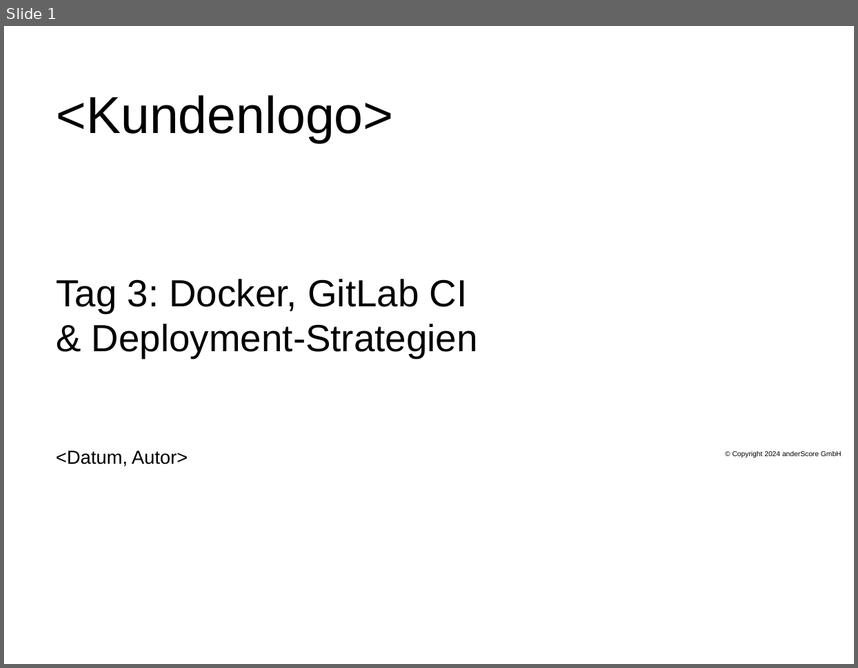
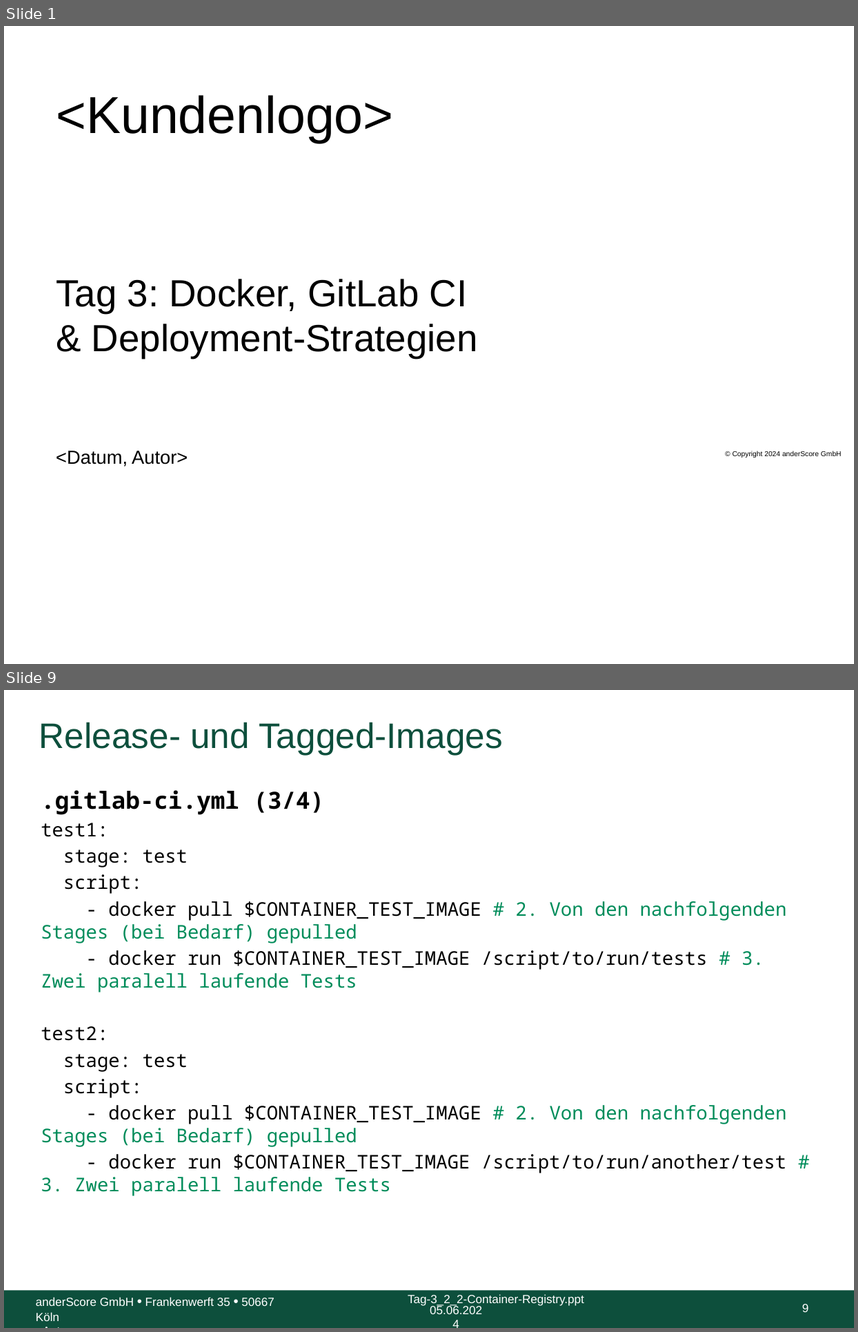
Before and after one commit to anderscore-gmbh/gitlab, a slide deck: slides/Tag-3_5-Abschluss.pptx. Shown one above the other, each under a label of ours: slide 1 before the commit, slides 1 and 9 after it; the slides between them are not shown. The pictures are 858x668 and 858x1332 pixels, drawn with LibreOffice and Linux fonts; fonts in the diff are those of the drawing; background and template pictures are left out. Boxes give left, top, right and bottom in pixels: in the first picture for what was removed or moved away, otherwise in the second. Text is boxed around its words. In the diff, an @@ line names an element or a change of style, - is before the commit and + after.

```diff
--- a/slides/Tag-3_5-Abschluss.pptx
+++ b/slides/Tag-3_5-Abschluss.pptx
@@ slide 9 added at box(4, 690, 854, 1328), background #FFFFFF @@
@@ title added at box(39, 722, 503, 755), 30 pt, text #0D4F3C @@
+Release- und Tagged-Images
@@ text added at box(41, 790, 787, 1196), 16 pt, text #000000 @@
+.gitlab-ci.yml (3/4)
+test1:
+stage: test
+script:
+- docker pull $CONTAINER_TEST_IMAGE # 2. Von den nachfolgenden Stages (bei Bedarf) gepulled
+- docker run $CONTAINER_TEST_IMAGE /script/to/run/tests # 3. Zwei paralell laufende Tests
+test2:
+stage: test
+script:
+- docker pull $CONTAINER_TEST_IMAGE # 2. Von den nachfolgenden Stages (bei Bedarf) gepulled
+- docker run $CONTAINER_TEST_IMAGE /script/to/run/another/test # 3. Zwei paralell laufende Tests
@@ rectangle added at box(4, 1290, 854, 1328), fill #0D4F3C @@
@@ text added at box(36, 1297, 274, 1321), 10 pt, text #FFFFFF @@
+anderScore GmbH • Frankenwerft 35 • 50667 Köln
+<Autor>
@@ text added at box(408, 1294, 584, 1305), 10 pt, text #FFFFFF @@
+Tag-3_2_2-Container-Registry.ppt
@@ text added at box(430, 1304, 482, 1314), 10 pt, text #FFFFFF @@
+05.06.2024
@@ page number added at box(802, 1303, 809, 1312), 10 pt, text #FFFFFF @@
+9
```
Also in this commit, not shown: 3 slides changed, 5 other slides added, 1 other file.
